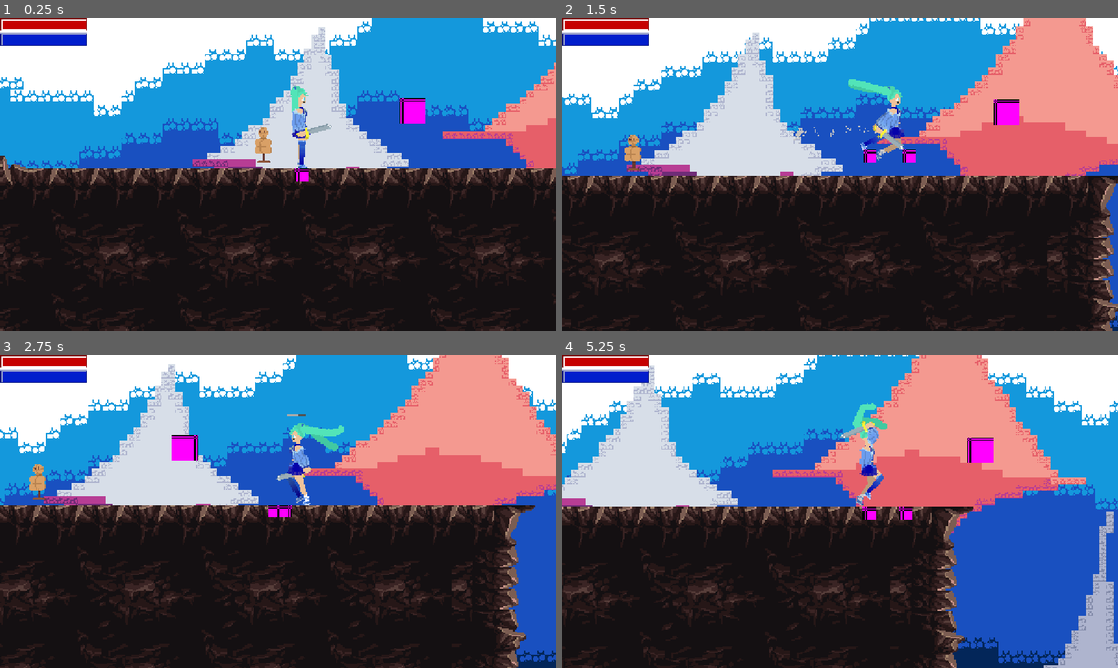
Above: before the commit, frames 1-4 (two rows, left to right).
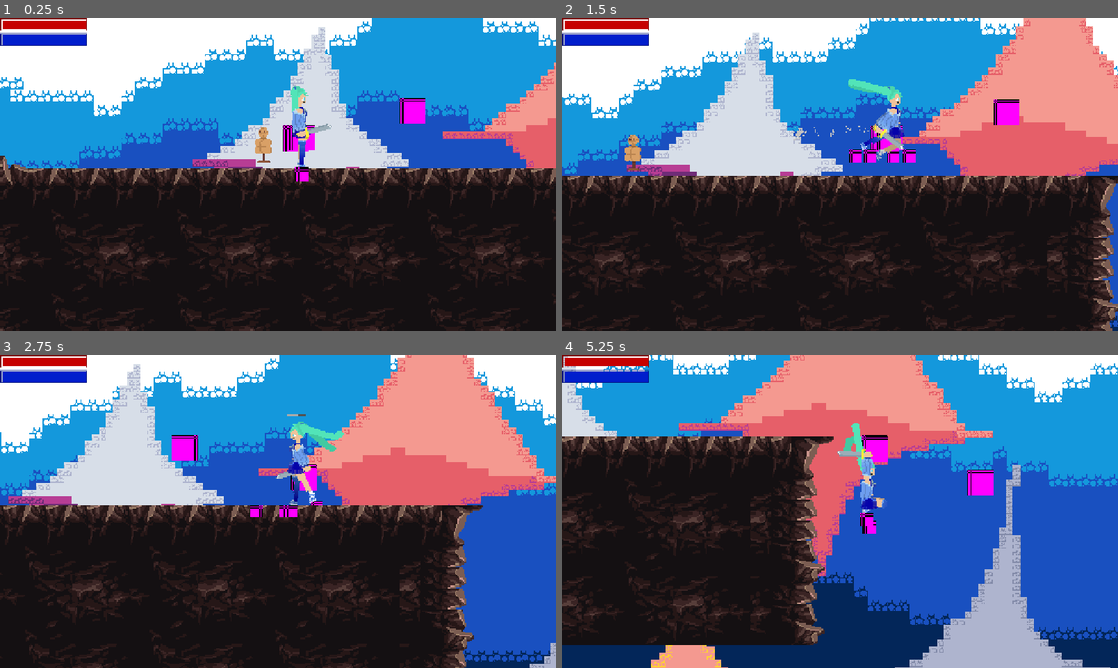
Above: after the commit, the same moments.

Repository: ToastedTeam/CaveGame
Game: Godot game, scene res://scenes/main/main.tscn
The game is run twice, just before and just after one commit, with the same random seed, the same clock (stepped at 60 frames per second) and the same inputs. The engine's default icon, where the game draws it, is replaced by a stand-in: a white triangle on a blue panel in a dark square.
Inputs:
- Up to frame 1 (0.25 s): no input
- Up to frame 2 (1.5 s): tap Enter (ui_accept) at 0.5 s; hold Right (player_move_right) from 0.53 s (still down); tap A (player_attack) at 0.6 s; tap Up (player_jump) at 0.77 s; tap D (player_dash) at 1.35 s
- Up to frame 3 (2.75 s): tap Up (player_jump) at 1.52 s; release Right (player_move_right) at 2.03 s; hold Left (player_move_left) from 2.03 s (still down); tap A (player_attack) at 2.1 s
- Up to frame 4 (5.25 s): release Left (player_move_left) at 2.78 s; hold Right (player_move_right) 2.78-4.28 s; tap D (player_dash) at 2.85, 4.35 s; tap Up (player_jump) at 3.02, 3.77, 4.52 s; tap A (player_attack) at 3.6, 5.1 s; hold Left (player_move_left) 4.28-5.03 s; hold Right (player_move_right) from 5.03 s (still down)

The runs differ from the first frame. In frame 1, 0.3% of the frame differs, in the area x 50-57%, y 34-48%; in frame 2, 0.3%; in frame 3, 27%; in frame 4, 63%, in the area x 0-100%, y 0-100%.

Commit message:
Minor bugfixes. Increased dash distance to 120, made IK inhibitors disabled by default, shifted damage monitoring start by a very small amount

Diff:
--- a/scenes/main/main.tscn
+++ b/scenes/main/main.tscn
@@ -291,7 +291,7 @@
 tracks/10/interp = 1
 tracks/10/loop_wrap = true
 tracks/10/keys = {
-"times": PackedFloat32Array(0, 0.59),
+"times": PackedFloat32Array(0.003, 0.59),
 "transitions": PackedFloat32Array(1, 1),
 "update": 1,
 "values": [true, false]
@@ -1791,7 +1791,6 @@
 texture = ExtResource("2_ouso4")
 
 [node name="PlayerIKAnimator" type="Node2D" parent="." node_paths=PackedStringArray("player", "animationPlayer")]
-visible = false
 position = Vector2(-4, -5)
 script = ExtResource("3_th5th")
 player = NodePath("../Player")
@@ -1815,7 +1814,7 @@
 texture = SubResource("PlaceholderTexture2D_th5th")
 
 [node name="BHTarget" type="Marker2D" parent="PlayerIKAnimator"]
-position = Vector2(-5.425, -69.365)
+position = Vector2(68, -3)
 
 [node name="Sprite2D2" type="Sprite2D" parent="PlayerIKAnimator/BHTarget"]
 texture = SubResource("PlaceholderTexture2D_blune")
@@ -1828,6 +1827,7 @@
 
 [node name="Player" parent="." node_paths=PackedStringArray("health_bar", "mana_bar", "IkAnimator") instance=ExtResource("3_blune")]
 position = Vector2(-4, -36)
+dash_dist = 120
 health_bar = NodePath("../Interface/Interface2/VBoxContainer/HealthBar/HealthBar")
 mana_bar = NodePath("../Interface/Interface2/VBoxContainer/ManaBar/ManaBar")
 ik_overrides = Array[ExtResource("4_ouso4")]([SubResource("Resource_j3ovn"), SubResource("Resource_afbqv"), SubResource("Resource_gx6sm"), SubResource("Resource_yqrof"), SubResource("Resource_th5th")])
@@ -1873,7 +1873,7 @@
 metadata/_custom_type_script = "uid://eji52ig0w3g5"
 
 [node name="BHTarget_pos" type="Marker2D" parent="Player/targetPositions"]
-position = Vector2(-5.425, -38.365)
+position = Vector2(68, 28)
 
 [node name="Synchroniser" type="Node2D" parent="Player/targetPositions/BHTarget_pos" node_paths=PackedStringArray("node")]
 script = ExtResource("4_7smn1")
